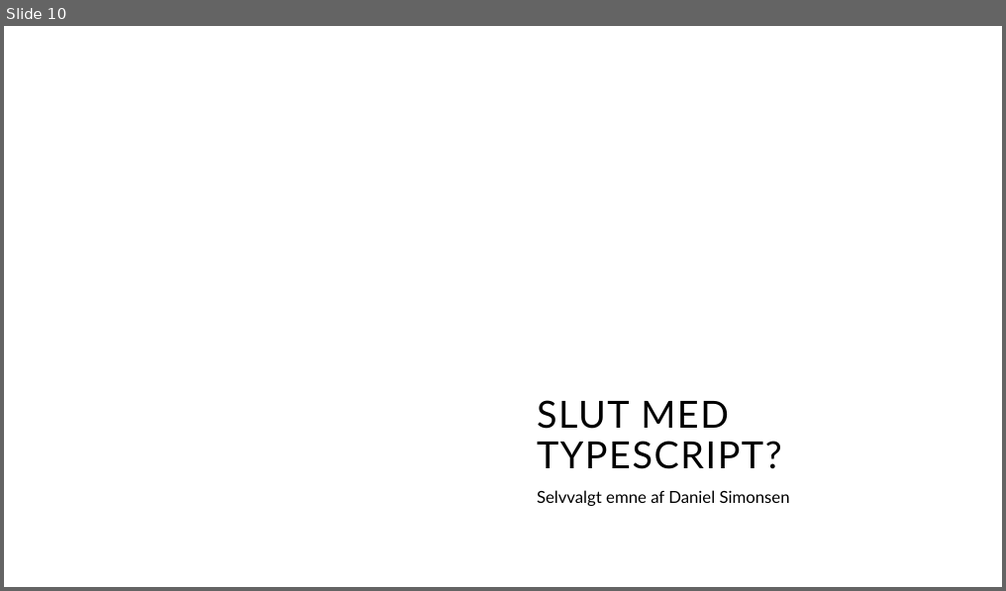
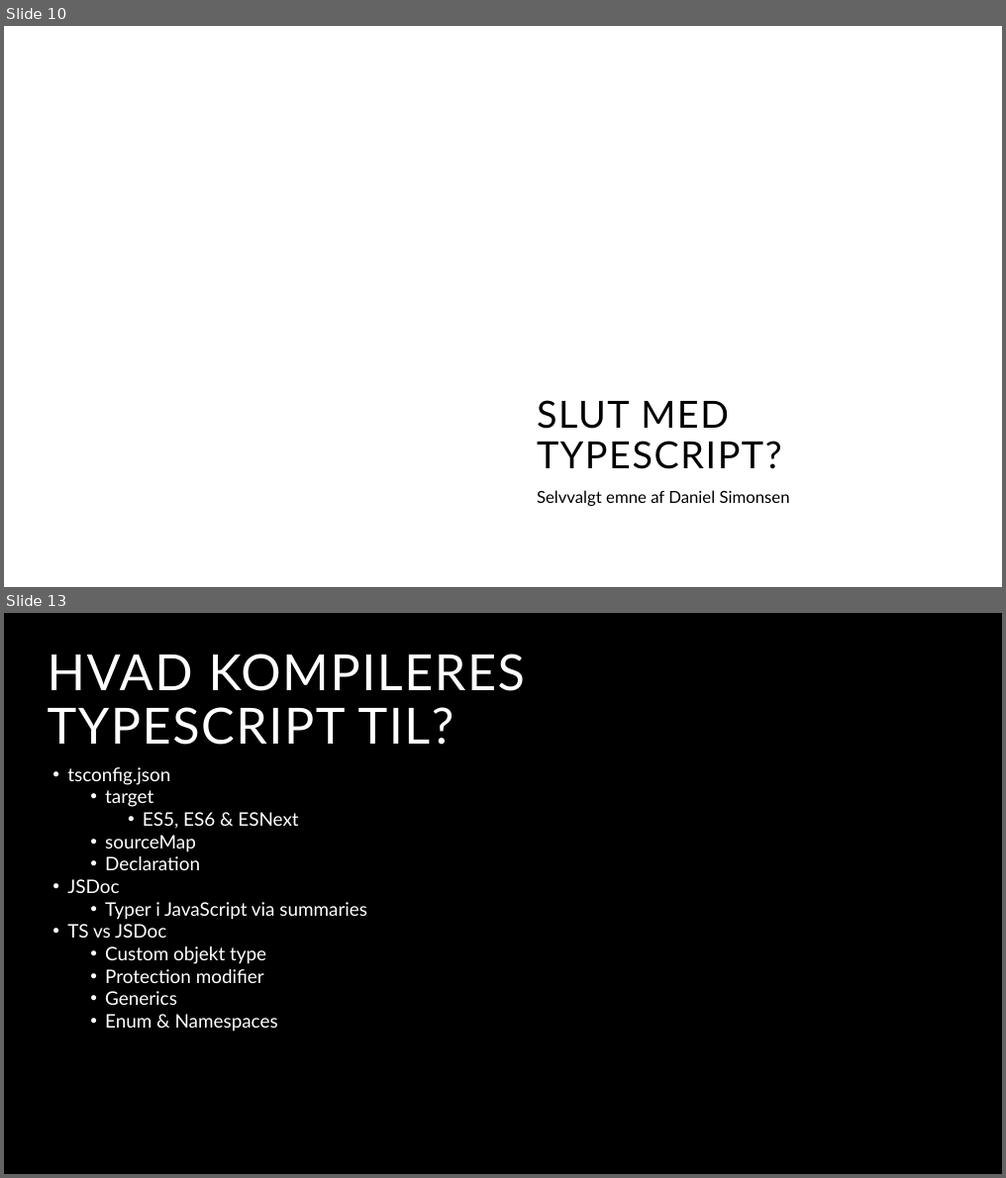
Before and after one commit to DanielSimonsen90/CitizenTaxi, a slide deck: Resources/Documents/CitizenTaxi.pptx. Shown one above the other, each under a label of ours: slide 10 before the commit, slides 10 and 13 after it; the slides between them are not shown. The pictures are 1006x591 and 1006x1178 pixels, drawn with LibreOffice and Linux fonts; fonts in the diff are those of the drawing; background and template pictures are left out. Boxes give left, top, right and bottom in pixels: in the first picture for what was removed or moved away, otherwise in the second. Text is boxed around its words. In the diff, an @@ line names an element or a change of style, - is before the commit and + after.

```diff
--- a/Resources/Documents/CitizenTaxi.pptx
+++ b/Resources/Documents/CitizenTaxi.pptx
@@ slide 13 added at bbox=[4, 613, 1002, 1174], background #000000 @@
@@ title added at bbox=[48, 654, 525, 745], 48 pt, text #FFFFFF @@
+HVAD KOMPILERES TYPESCRIPT TIL?
@@ text added at bbox=[67, 767, 367, 1032], 18 pt, text #FFFFFF @@
+• tsconfig.json
+  • target
+    • ES5, ES6 & ESNext
+  • sourceMap
+  • Declaration
+• JSDoc
+  • Typer i JavaScript via summaries
+• TS vs JSDoc
+  • Custom objekt type
+  • Protection modifier
+  • Generics
+  • Enum & Namespaces
```
Also in this commit, not shown: 1 slide changed, 3 other slides added, 20 other files.
